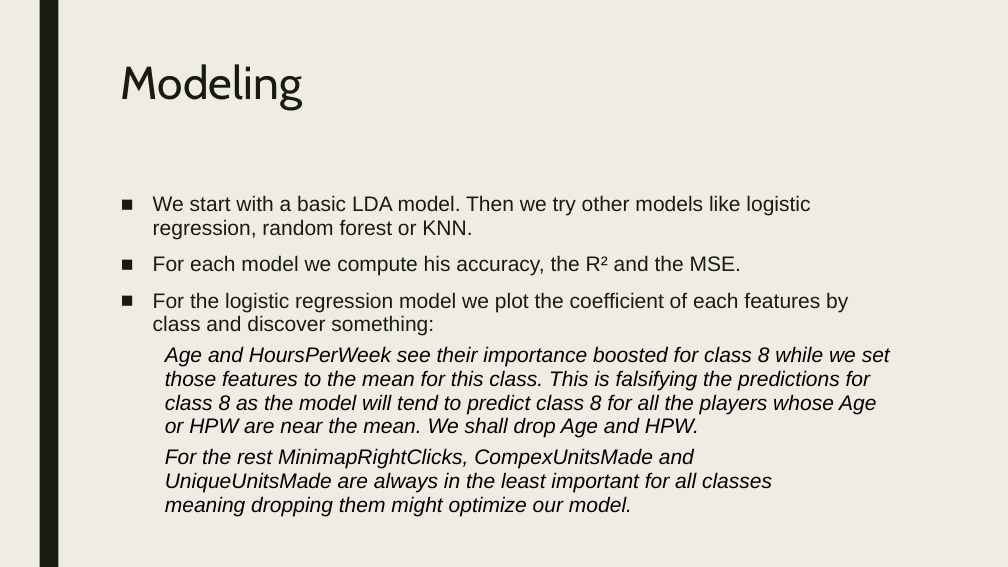
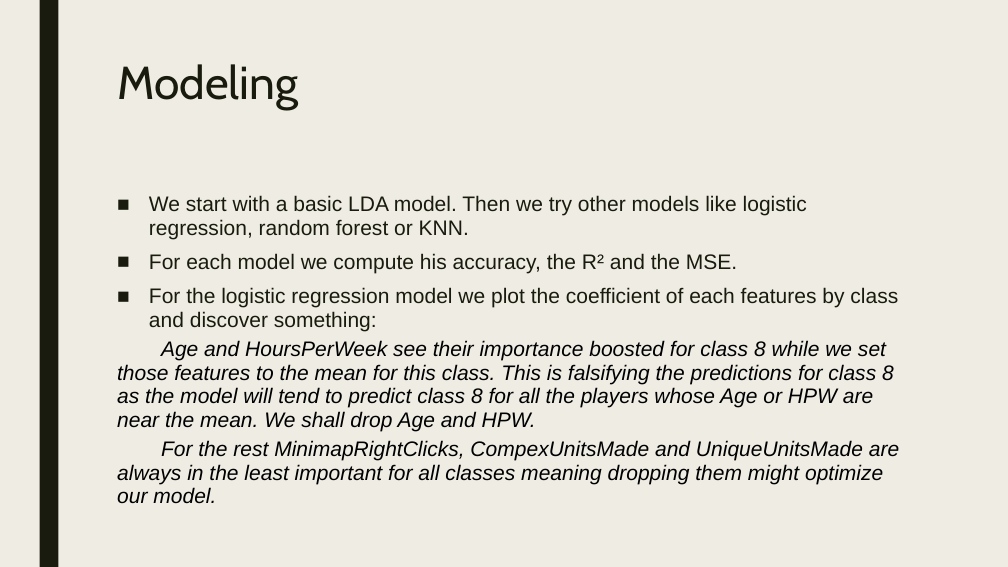
Before and after one commit to VictorGoubet/Dataset-Analysis, a slide deck: slide 6 of Powerpoint.pptx. Drawn at 1008x567 pixels with LibreOffice and Linux fonts; fonts in the diff are those of the drawing. Boxes give left, top, right and bottom in pixels: in the first picture for what was removed or moved away, otherwise in the second. Text is boxed around its words. In the diff, an @@ line names an element or a change of style, - is before the commit and + after.

```diff
--- a/Powerpoint.pptx
+++ b/Powerpoint.pptx
@@ title "Modeling": place and size @@
-title "Modeling" at bbox=[121, 64, 302, 110]
+title "Modeling" at bbox=[117, 64, 298, 110]
@@ text "We start with a basic ..." at bbox=[117, 195, 899, 504]: less space between paragraphs; indent changed @@
```
Also in this commit, not shown: 8 other slides changed.
